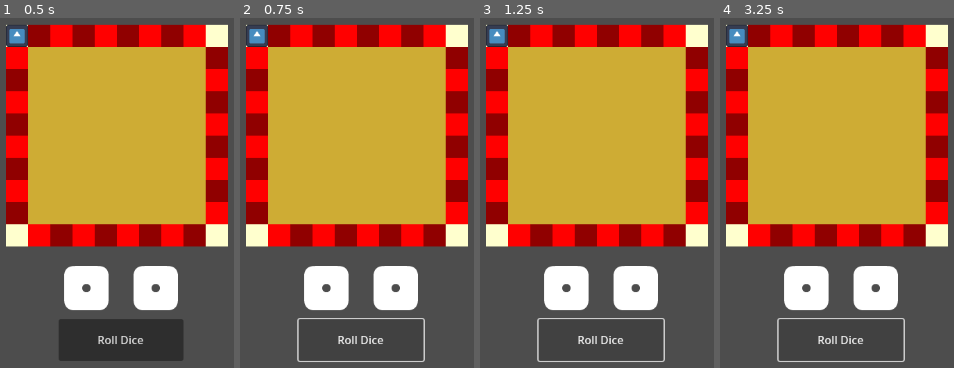
Above: before the commit, frames 1-4 (left to right).
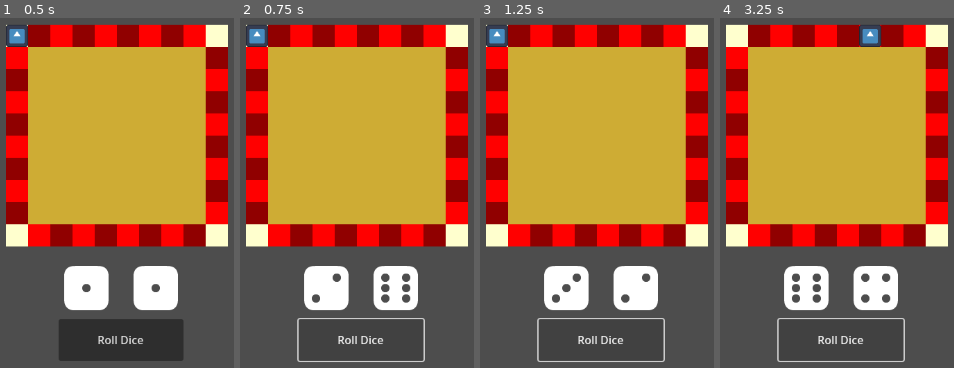
Above: after the commit, the same moments.

Repository: pescmy/HeRoll
Game: Godot game, scene res://scene/game.tscn
Same seed, same stepped clock (60 frames per second), same inputs: the game is played once before the commit and once after it. The engine's default icon, where the game draws it, is replaced by a stand-in: a white triangle on a blue panel in a dark square.
Inputs:
- Up to frame 1 (0.5 s): no input
- Up to frame 2 (0.75 s): click "Roll Dice" at 0.5 s
- Up to frame 3 (1.25 s): no input
- Up to frame 4 (3.25 s): tap Enter (ui_accept) at 1.25, 1.52, 2.27 s; hold Right (ui_right) 1.28-2.03 s; hold Right (ui_right) from 2.78 s (still down)

Frame 1 is identical in both runs. In frame 2, 0.8% of the frame differs, in the area x 30-74%, y 72-82%; in frame 3, 0.4%; in frame 4, 2.2%, in the area x 2-74%, y 1-82%.

Commit message:
Error solving
Remove all errors, get the game back to player on a board, dice rolls and player moves

Diff:
--- a/scripts/game.gd
+++ b/scripts/game.gd
@@ -1,9 +1,9 @@
 extends Node2D
 
-@onready var game_controller = $GameController
-@onready var player = $Player
-@onready var dice = $Dice
-@onready var board = $Board
+@onready var game_controller: Node2D = $GameController
+@onready var player: Node2D = $Player
+@onready var dice = $DiceContainer
+@onready var board = $GameBoard
 
 func _ready() -> void:
 	print("Game scene ready!")
@@ -13,7 +13,7 @@
 		var stats = player.get_node("PlayerStats")
 		print("Player starting HP: %d" % stats.current_health)
 
-func _process(delta: float) -> void:
+func _process(_delta: float) -> void:
 	# Temporary test: press Enter to roll dice
 	if Input.is_action_just_pressed("ui_accept"):
 		if game_controller.has_method("roll_dice"):
--- a/scripts/game_controller.gd
+++ b/scripts/game_controller.gd
@@ -1,11 +1,11 @@
 class_name GameController
 extends Node
 
-@onready var player: Node2D = $Player
-@onready var player_movement: PlayerMovement = $Player/PlayerMovement
-@onready var board: TileMapLayer = $GameBoard/Board
-@onready var dice_container: DiceContainer = $DiceContainer
-@onready var roll_button: Button = $RollButton
+@onready var player: Node2D = get_node("../Player")
+@onready var player_movement: PlayerMovement = get_node("../Player/PlayerMovement")
+@onready var board: TileMapLayer = get_node("../GameBoard/Board")
+@onready var dice_container: DiceContainer = get_node("../DiceContainer")
+@onready var roll_button: Button = get_node("../RollButton")
 
 func _ready() -> void:
 	if not board:
--- a/scripts/player_movement.gd
+++ b/scripts/player_movement.gd
@@ -59,7 +59,7 @@
 		return
 
 	move_queue.clear()
-	var start_index = player_index
+
 
 	for i in range(steps):
 		player_index = (player_index + 1) % get_total_tiles()
